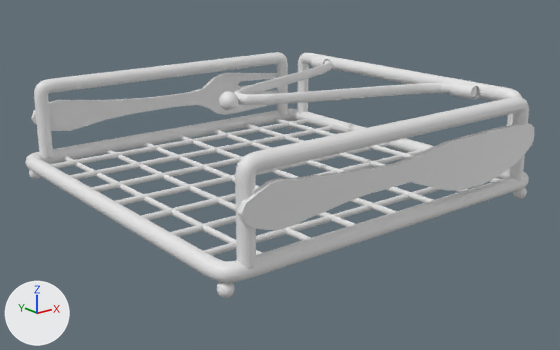
Before and after pictures for a commit that changed the Blender file servilletero.blend.
The view is the same before and after, from a camera (50 mm lens) standing at (-38.1, -80.2, 31.0) and looking at (24.3, -2.1, -0.3). The axes (+X, +Y, +Z) are drawn at lower left. The lights are the same throughout. The first picture is the older version.

Objects in the first picture: 'BARANDITAS', 'Cylinder', 'cuchillo', 'marco', 'rejax', 'rejay', 'tENEDOR', 'tubitos'.
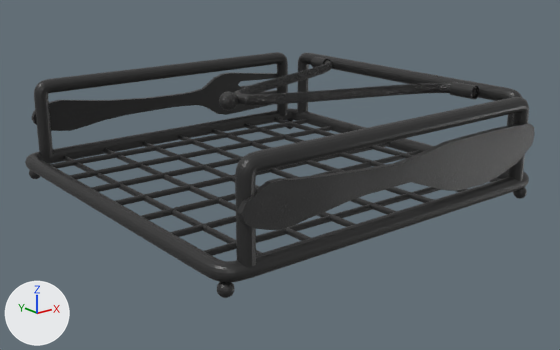
Commit message: SERVILLETERO LISTO

Changed parts and their boxes (x1, y1, x2, y2) in the pictures (560 x 350 px):
'BARANDITAS', recoloured: (34, 52, 529, 268) in both
'marco', recoloured: (25, 109, 529, 298) in both
'cuchillo', recoloured (white to grey): (237, 123, 535, 230) in both
'rejax', recoloured: (50, 119, 442, 256) in both
'tENEDOR', recoloured (white to black): (31, 73, 277, 131) in both
'rejay', recoloured: (63, 118, 500, 255) in both
'Cylinder', recoloured (white to black): (219, 60, 477, 111) in both
'tubitos', recoloured: (311, 57, 480, 99) in both

The change, as a diff of the scene's bpy script:
```diff
--- a/servilletero.blend.py
+++ b/servilletero.blend.py
@@ ng_simple_uv_mapping @@
+ng_simple_uv_mapping = bpy.data.node_groups.new('.simple_uv_mapping', 'ShaderNodeTree')
+# nodes: CombineXYZ, Math, VectorMath, VectorRotate
@@ mat_poliigon_metalpaintedmatte_7037_2k @@
+mat_poliigon_metalpaintedmatte_7037_2k = bpy.data.materials.new('Poliigon_MetalPaintedMatte_7037_2K')
+# uses the picture img_poliigon_metalpaintedmatte_7037_ambientocclusion_2k_jpg
+# uses the picture img_poliigon_metalpaintedmatte_7037_basecolor_2k_jpg
+# uses the picture img_poliigon_metalpaintedmatte_7037_metallic_2k_jpg
+# uses the picture img_poliigon_metalpaintedmatte_7037_normal_2k_jpg
+# uses the picture img_poliigon_metalpaintedmatte_7037_roughness_2k_jpg
@@ me_cylinder_011 @@
 me_cylinder_011.from_pydata(...)  # 4010 vertices, 4160 faces; spans x -1.0..49.2, y -25.3..25.3, z -2.8..1.2
+me_cylinder_011.materials.append(mat_poliigon_metalpaintedmatte_7037_2k)
@@ me_cylinder_012 @@
 me_cylinder_012.from_pydata(...)  # 280 vertices, 154 faces; spans x -1.0..1.0, y -1.0..123.4, z -1.0..1.0
+me_cylinder_012.materials.append(mat_poliigon_metalpaintedmatte_7037_2k)
@@ me_cylinder_013 @@
 me_cylinder_013.from_pydata(...)  # 280 vertices, 154 faces; spans x -1.0..1.0, y -1.0..123.4, z -1.0..1.0
+me_cylinder_013.materials.append(mat_poliigon_metalpaintedmatte_7037_2k)
@@ me_cylinder_014 @@
 me_cylinder_014.from_pydata(...)  # 2580 vertices, 2526 faces; spans x 1.5..49.3, y -25.3..24.8, z 0.4..11.4
+me_cylinder_014.materials.append(mat_poliigon_metalpaintedmatte_7037_2k)
@@ me_plane_001 @@
 me_plane_001.from_pydata(...)  # 78 vertices, 41 faces; spans x 2.43..2.78, y -0.44..-0.41, z 4.85..7.15
+me_plane_001.materials.append(mat_poliigon_metalpaintedmatte_7037_2k)
@@ me_plane_002 @@
 me_plane_002.from_pydata(...)  # 106 vertices, 55 faces; spans x -0.129..0.288, y -0.19..1.234, z 2.052..2.092
+me_plane_002.materials.append(mat_poliigon_metalpaintedmatte_7037_2k)
@@ me_cylinder_001 @@
 me_cylinder_001.from_pydata(...)  # 320 vertices, 264 faces, 56 loose edges; spans x -0.53..0.77, y -0.85..0.6, z -0.43..14.5
+me_cylinder_001.materials.append(mat_poliigon_metalpaintedmatte_7037_2k)
@@ me_cylinder_002 @@
 me_cylinder_002.from_pydata(...)  # 1218 vertices, 1218 faces; spans x 16.6..47.5, y -1.3..1.1, z -0.5..0.5
+me_cylinder_002.materials.append(mat_poliigon_metalpaintedmatte_7037_2k)
```
